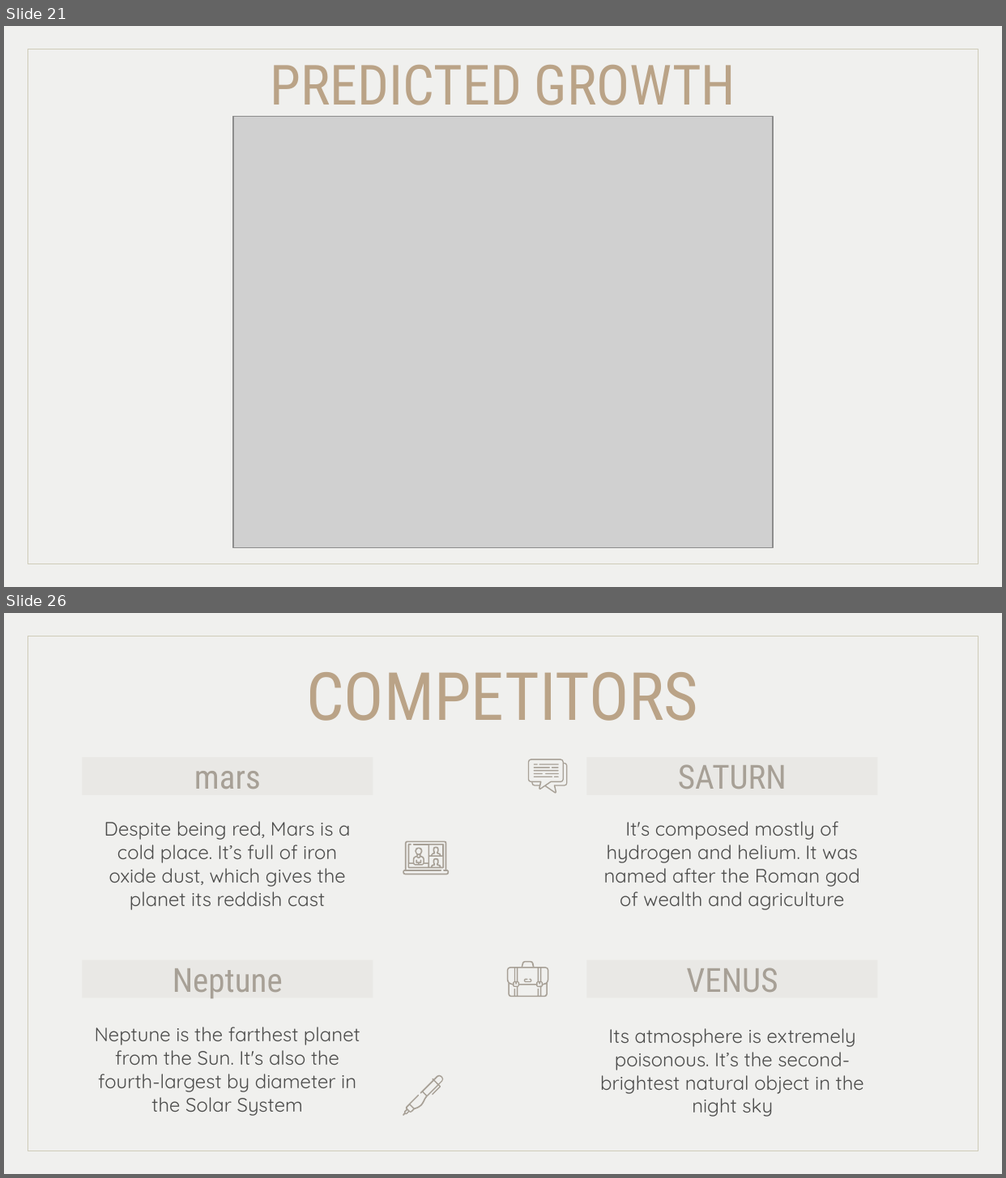
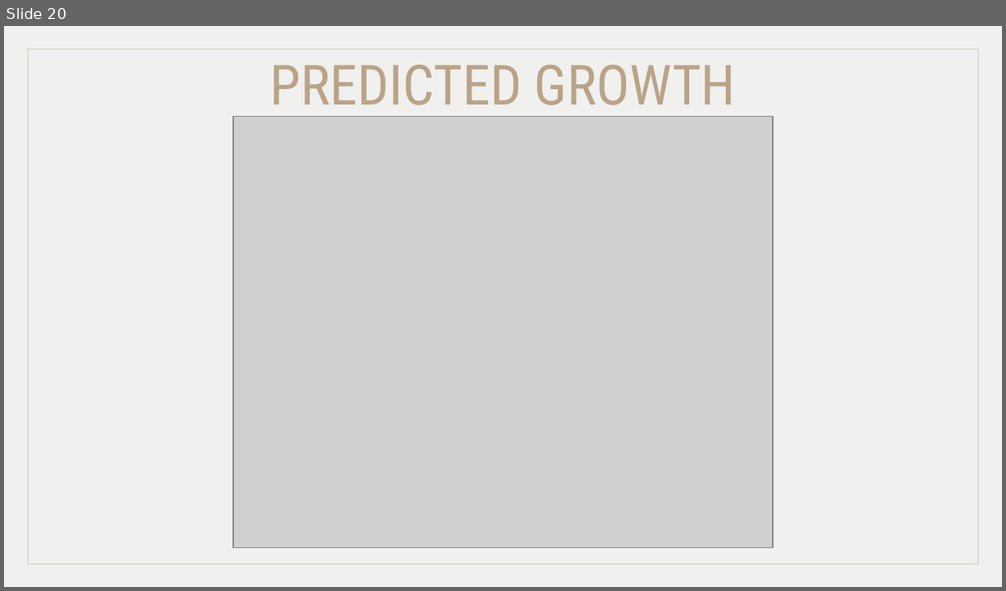
Before and after one commit to MiraPhilip12/Graduation_Project_ESLSCA, a slide deck: Milestone 5/Milestone5_Testing&Evaluation.pptx. Shown one above the other, each under a label of ours: slides 21 and 26 before the commit, slide 20 after it; the slides between them are not shown. The pictures are 1006x1178 and 1006x591 pixels, drawn with LibreOffice and Linux fonts; fonts in the diff are those of the drawing; grey boxes stand for pictures. Boxes give left, top, right and bottom in pixels: in the first picture for what was removed or moved away, otherwise in the second. Text is boxed around its words. In the diff, an @@ line names an element or a change of style, - is before the commit and + after.

```diff
--- a/Milestone 5/Milestone5_Testing&Evaluation.pptx
+++ b/Milestone 5/Milestone5_Testing&Evaluation.pptx
@@ slide 26 removed at box(4, 613, 1002, 1174), background #F0F0EE; not listed: 1 template element that a slide beside it also shows @@
@@ title removed at box(306, 672, 698, 721) @@
-COMPETITORS
@@ subtitle removed at box(82, 758, 373, 795) @@
-mars
@@ subtitle removed at box(586, 758, 877, 795) @@
-SATURN
@@ group removed at box(528, 759, 568, 793): 10 freeform shapes @@
@@ subtitle removed at box(104, 821, 350, 910) @@
-Despite being red, Mars is a cold place. It’s full of iron oxide dust, which gives the planet its reddish cast
@@ subtitle removed at box(604, 821, 860, 910) @@
-It's composed mostly of hydrogen and helium. It was named after the Roman god of wealth and agriculture
@@ freeform shape removed at box(403, 841, 449, 875) @@
@@ freeform shape removed at box(408, 844, 444, 868) @@
@@ subtitle removed at box(82, 960, 373, 999) @@
-Neptune
@@ freeform shape removed at box(507, 961, 549, 997) @@
@@ subtitle removed at box(586, 960, 877, 999) @@
-VENUS
@@ freeform shape removed at box(524, 979, 532, 983) @@
@@ subtitle removed at box(95, 1027, 360, 1116) @@
-Neptune is the farthest planet from the Sun. It's also the fourth-largest by diameter in the Solar System
@@ subtitle removed at box(600, 1029, 864, 1117) @@
-Its atmosphere is extremely poisonous. It’s the second-brightest natural object in the night sky
@@ freeform shape removed at box(403, 1075, 444, 1116) @@
@@ what was slide 21 is now slide 20 @@
```
Also in this commit, not shown: 5 slides changed, 24 other slides removed, 2 other files.
